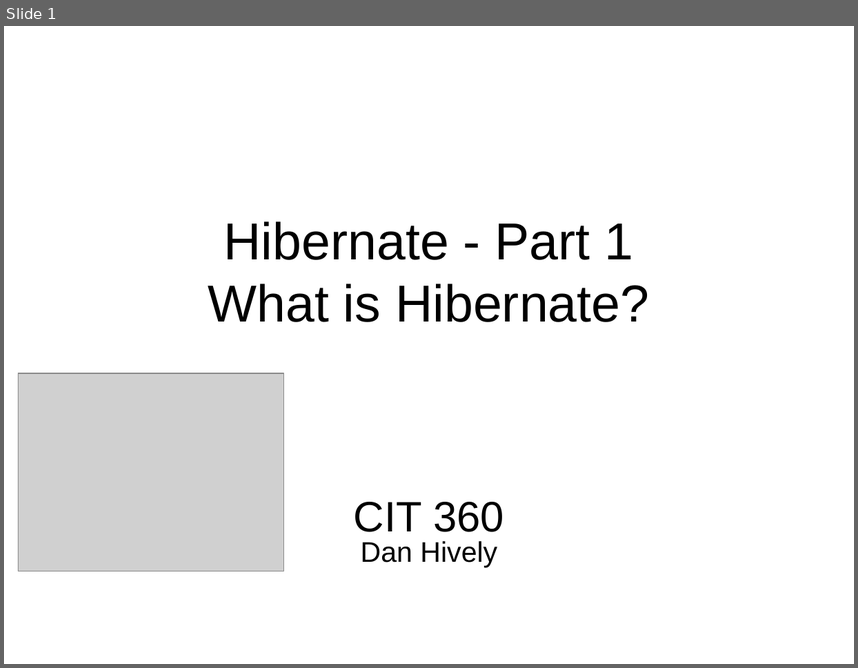
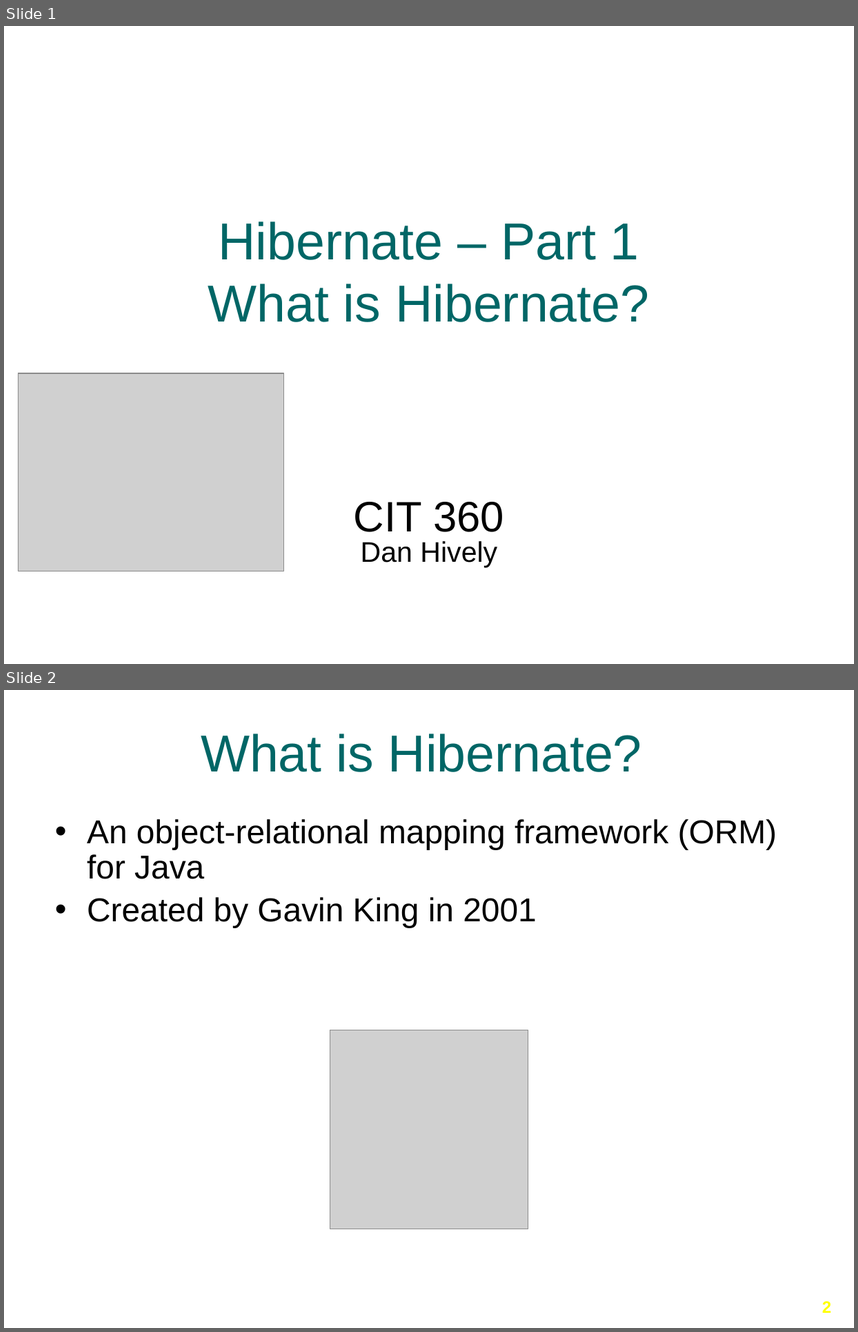
Before and after one commit to Ansilacerda/CIT360-Portfolio, a slide deck: Presentations/Hibernate/Hibernate-Part-1.pptx. Shown one above the other, each under a label of ours: slide 1 before the commit, slides 1 and 2 after it. The pictures are 858x668 and 858x1332 pixels, drawn with LibreOffice and Linux fonts; fonts in the diff are those of the drawing; grey boxes stand for pictures; background and template pictures are left out. Boxes give left, top, right and bottom in pixels: in the first picture for what was removed or moved away, otherwise in the second. Text is boxed around its words. In the diff, an @@ line names an element or a change of style, - is before the commit and + after.

Commit message:
Hibernate presentation

```diff
--- a/Presentations/Hibernate/Hibernate-Part-1.pptx
+++ b/Presentations/Hibernate/Hibernate-Part-1.pptx
@@ slide 2 added at <box>4,690,854,1328</box>, background picture (left out) @@
@@ title added at <box>201,733,642,772</box>, 44 pt, text #006666 @@
+What is Hibernate?
@@ text added at <box>87,819,777,927</box>, 28 pt, text #000000 @@
+• An object-relational mapping framework (ORM) for Java
+• Created by Gavin King in 2001
@@ picture added at <box>330,1030,528,1228</box> @@
@@ page number added at <box>822,1301,831,1312</box>, 14 pt, text #FFFF00, bold @@
+2
@@ slide 1 changed as well @@
@@ title at <box>208,221,649,322</box>: text changed; text colour #000000 to #006666 @@
-Hibernate - Part 1
-What is Hibernate?
+Hibernate – Part 1
+What is Hibernate?
```
Also in this commit, not shown: 2 other slides changed, 2 other slides added, 18 slides removed, 1 other file.
